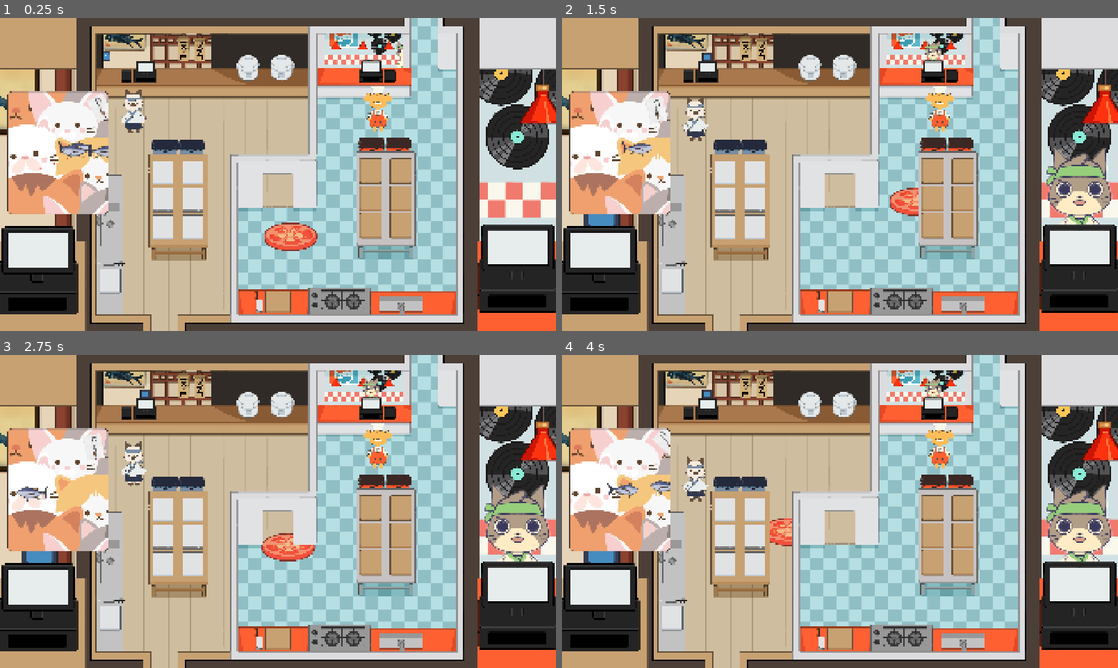
Above: before the commit, frames 1-4 (two rows, left to right).
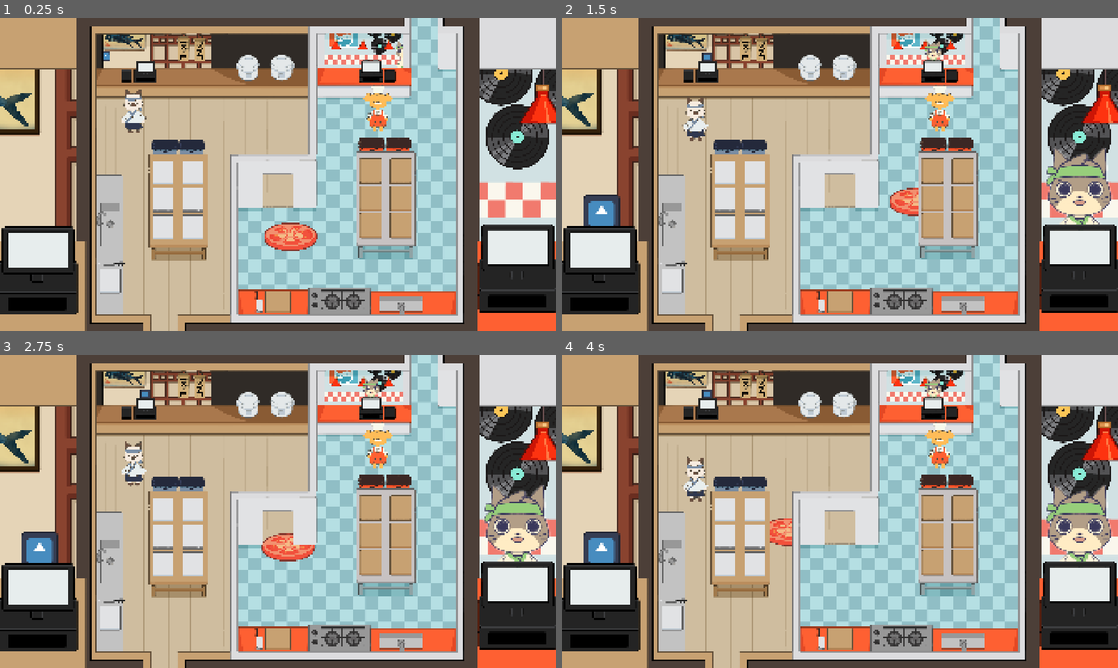
Above: after the commit, the same moments.

Repository: Haileyliuu/CookingGame
Game: Godot game, scene res://Scenes/main.tscn
The game is run twice, just before and just after one commit, with the same random seed, the same clock (stepped at 60 frames per second) and the same inputs. The engine's default icon, where the game draws it, is replaced by a stand-in: a white triangle on a blue panel in a dark square.
Inputs (mouse positions are in pixels of both pictures, inside the frame that each line leads up to):
- Up to frame 1 (0.25 s): no input
- Up to frame 2 (1.5 s): move the mouse to (962, 158) at 0.52 s; hold E (cat_select) 0.53-1.28 s; tap S (cat_chop) at 0.77 s; move the mouse to (728, 190) at 1.27 s; tap Shift (dog_select) at 1.35 s
- Up to frame 3 (2.75 s): tap S (cat_chop) at 1.52 s; move the mouse to (333, 442) at 2.02 s; hold E (cat_select) from 2.03 s (still down)
- Up to frame 4 (4 s): move the mouse to (812, 574) at 2.77 s; release E (cat_select) at 2.78 s; tap Shift (dog_select) at 2.85 s; tap S (cat_chop) at 3.02, 3.77 s; move the mouse to (1006, 558) at 3.52 s; hold E (cat_select) from 3.53 s (still down)

The runs differ from the first frame. In frame 1, 6.8% of the frame differs, in the area x 1-20%, y 23-63%; in frame 2, 6.8%; in frame 3, 6.9%; in frame 4, 6.9%.

Commit message:
Revert "hunting on main for testing"
This reverts commit 1a36be9eb3a712cbc71247a5a36b150c5e2cfb91.

Diff:
--- a/cooking-game/Scenes/Minigames/hunting_minigame/minigame_hunting.tscn
+++ b/cooking-game/Scenes/Minigames/hunting_minigame/minigame_hunting.tscn
@@ -10,6 +10,11 @@
 
 [node name="MinigameHunting" type="Node2D"]
 script = ExtResource("1_tjbxu")
+min_enemies = null
+max_enemies = null
+spawn_min = null
+spawn_max = null
+respawn_cooldown = null
 
 [node name="Background" parent="." instance=ExtResource("4_pn1o0")]
 
--- a/cooking-game/Scenes/main.tscn
+++ b/cooking-game/Scenes/main.tscn
@@ -26,15 +26,14 @@
 [ext_resource type="Texture2D" uid="uid://dg6nbk3dhtaad" path="res://Art/Game Backgroud Layers/Objects/CatRiceCooker.png" id="17_ee4r6"]
 [ext_resource type="Texture2D" uid="uid://bmrtjtis27y7p" path="res://Art/Game Backgroud Layers/Objects/DogRegister.png" id="17_kltya"]
 [ext_resource type="Texture2D" uid="uid://cgg0wvuh3c0xc" path="res://Art/Game Backgroud Layers/Objects/DogCutting.png" id="18_6vcvc"]
-[ext_resource type="Script" path="res://Scripts/register.gd" id="18_neg2b"]
-[ext_resource type="PackedScene" path="res://Scenes/Minigames/sabotoge/cockroach.tscn" id="20_hibaj"]
+[ext_resource type="Script" uid="uid://brd4quhk5ewlb" path="res://Scripts/register.gd" id="18_neg2b"]
+[ext_resource type="PackedScene" uid="uid://dhctv8uhacjht" path="res://Scenes/Minigames/sabotoge/cockroach.tscn" id="20_hibaj"]
 [ext_resource type="Texture2D" uid="uid://dhgrtmq8el1l7" path="res://Art/Game Backgroud Layers/Objects/CatTrash.png" id="22_e08e2"]
 [ext_resource type="Texture2D" uid="uid://mfhlqvsablvc" path="res://Art/Game Backgroud Layers/Objects/DogTrash.png" id="24_neg2b"]
-[ext_resource type="PackedScene" path="res://Scenes/Objects/CounterSpots.tscn" id="25_cbgmd"]
+[ext_resource type="PackedScene" uid="uid://mr37hgxs68up" path="res://Scenes/Objects/CounterSpots.tscn" id="25_cbgmd"]
 [ext_resource type="PackedScene" uid="uid://rlbvus4vqqeg" path="res://Scenes/Minigames/assembly_minigame/minigame_assembly.tscn" id="25_u50mg"]
 [ext_resource type="Theme" uid="uid://doas8v4v842gq" path="res://Shaders/roundEdges.theme" id="26_1w6v2"]
 [ext_resource type="Theme" uid="uid://bgtfhfueyd8yw" path="res://Shaders/border.theme" id="28_ueoa1"]
-[ext_resource type="PackedScene" uid="uid://cep6yw4yogs7" path="res://Scenes/Minigames/hunting_minigame/minigame_hunting.tscn" id="35_r33sp"]
 
 [sub_resource type="CanvasItemMaterial" id="CanvasItemMaterial_ee4r6"]
 blend_mode = 3
@@ -329,33 +328,6 @@
 offset_bottom = 850.0
 theme = ExtResource("28_ueoa1")
 
-[node name="CatHuntingGame" type="Panel" parent="."]
-clip_children = 2
-offset_left = 25.0
-offset_top = 253.0
-offset_right = 725.0
-offset_bottom = 1103.0
-scale = Vector2(0.5, 0.5)
-theme = ExtResource("26_1w6v2")
-
-[node name="SubViewportContainer" type="SubViewportContainer" parent="CatHuntingGame"]
-layout_mode = 0
-offset_right = 700.0
-offset_bottom = 800.0
-
-[node name="SubViewport" type="SubViewport" parent="CatHuntingGame/SubViewportContainer"]
-handle_input_locally = false
-size = Vector2i(700, 850)
-render_target_update_mode = 4
-
-[node name="MinigameHunting" parent="CatHuntingGame/SubViewportContainer/SubViewport" instance=ExtResource("35_r33sp")]
-
-[node name="Border" type="Panel" parent="CatHuntingGame"]
-layout_mode = 0
-offset_right = 700.0
-offset_bottom = 850.0
-theme = ExtResource("28_ueoa1")
-
 [node name="DogAssemblyGame" type="Panel" parent="."]
 visible = false
 clip_children = 2
@@ -388,7 +360,11 @@
 [connection signal="delivered_dish" from="Y-sort/Counters/CatTopCounter/CatRegister" to="SidePanels" method="_on_cat_register_delivered_dish"]
 [connection signal="delivered_dish" from="Y-sort/Counters/DogTopCounter/DogRegister" to="SidePanels" method="_on_dog_register_delivered_dish"]
 [connection signal="counter_full" from="Y-sort/Tables/AssemblyStation/DogAssembly" to="DogAssemblyGame/SubViewportContainer/SubViewport/MinigameAssembly" method="_on_counter_full"]
+[connection signal="minigame_signal" from="Y-sort/Tables/AssemblyStation/DogAssembly/Spot1/InteractionArea" to="Y-sort/Tables/AssemblyStation/DogAssembly" method="_on_interaction_area_minigame_signal"]
 [connection signal="counter_full" from="Y-sort/Tables/AssemblyStation/CatAssembly" to="CatAssemblyGame/SubViewportContainer/SubViewport/MinigameAssembly" method="_on_counter_full"]
+[connection signal="minigame_signal" from="Y-sort/Tables/AssemblyStation/CatAssembly/Spot1/InteractionArea" to="Y-sort/Tables/AssemblyStation/CatAssembly" method="_on_interaction_area_minigame_signal"]
+[connection signal="dish_created" from="CatAssemblyGame/SubViewportContainer/SubViewport/MinigameAssembly" to="Y-sort/Tables/AssemblyStation/CatAssembly" method="_on_minigame_assembly_dish_created"]
+[connection signal="dish_created" from="DogAssemblyGame/SubViewportContainer/SubViewport/MinigameAssembly" to="Y-sort/Tables/AssemblyStation/DogAssembly" method="_on_minigame_assembly_dish_created"]
 
 [editable path="Y-sort/Tables/AssemblyStation/DogAssembly"]
 [editable path="Y-sort/Tables/AssemblyStation/CatAssembly"]
--- a/cooking-game/Scripts/minigame_hunting.gd
+++ b/cooking-game/Scripts/minigame_hunting.gd
@@ -1,7 +1,7 @@
 extends Node2D
 class_name minigame_hunting
 
-var player_id := "cat"
+var player_id := "dog"
 
 @onready var arrow: Node2D = $arrow
 @onready var EnemyScene = preload("res://Scenes/Minigames/hunting_minigame/enemy.tscn")
Not shown: 1 places in cooking-game/Scenes/Minigames/hunting_minigame/minigame_hunting.tscn that only renumber resources
Not shown: 1 places in cooking-game/Scenes/main.tscn that only renumber resources
Binary file changed: cooking-game/Shaders/border.theme
Binary file changed: cooking-game/Shaders/roundEdges.theme
